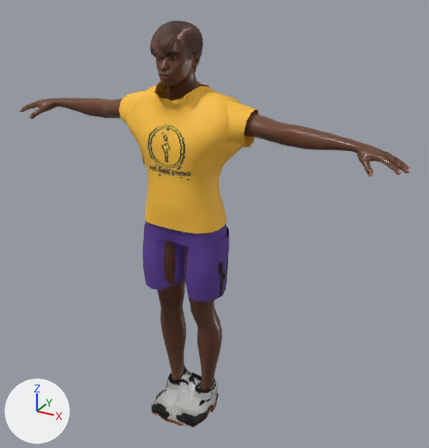
One commit to the glTF model FEL-full-app/public/models/rivals/dash.glb: the scene before it, then after it.
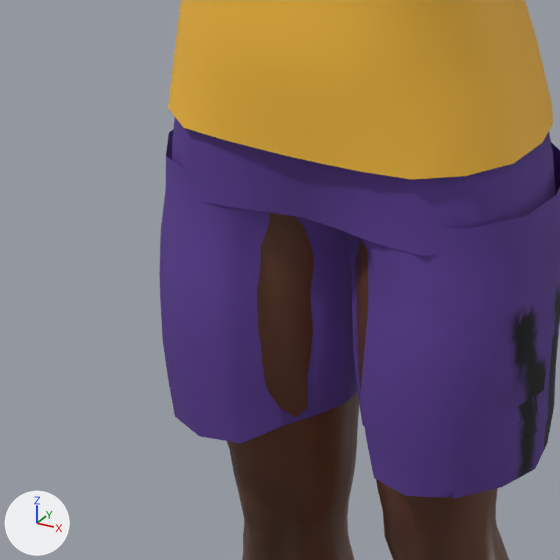
Old and new are each drawn whole from a 50 mm camera at (1.257, -2.053, 1.998) aimed at (0.105, 0.042, 0.95) and again close up on the part from 25% to 53% of the width and 44% to 70% of the height. The lights are fixed; the arrows at lower left show +X, +Y and +Z. The first two pictures are the older version. Vertices at exactly the same position are counted once.

In view in the first close-up: 'Body', 'Kit_shorts_shorts_baggy', 'Kit_tops_top_tee'.
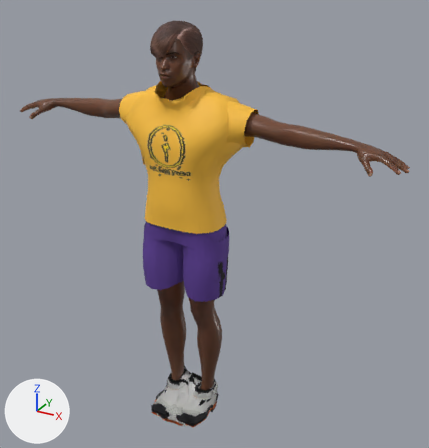
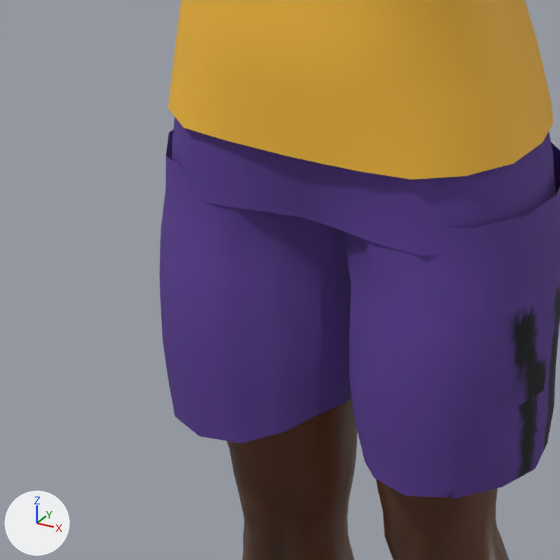
Changed parts and their boxes (x1, y1, x2, y2) in the close-ups (560 x 560 px; the box of a moved part takes in the faces that stretch with it):
part 1 of me_cargo_pants, moved or reshaped: before (231, 208, 414, 443); after (231, 208, 414, 477)

What changed in the scene script:
```text
Change me_cargo_pants:
    where me_cargo_pants.from_pydata(...)  # 321 vertices, 528 faces; spans x -0.202..0.204, y -0.16..0.107, z 0.661..1.083
    used by ob_kit_shorts_shorts_baggy; location = (0.0, 0.0, 0.0)
    me_cargo_pants part 1
    me_cargo_pants.vertices[138].co: (0.076, -0.13, 0.882) -> (0.074, -0.135, 0.883)  # pixel (375, 263) -> pixel (371, 265)
    me_cargo_pants.vertices[139].co: (0.049, -0.099, 0.886) -> (0.038, -0.114, 0.886)  # not seen -> pixel (349, 244)
    me_cargo_pants.vertices[153].co: (0.057, -0.103, 0.847) -> (0.044, -0.122, 0.849)  # not seen -> pixel (351, 285)
    me_cargo_pants.vertices[167].co: (0.057, -0.102, 0.8) -> (0.041, -0.122, 0.8)  # not seen -> pixel (349, 332)
    me_cargo_pants.vertices[181].co: (0.055, -0.103, 0.756) -> (0.039, -0.121, 0.755)  # not seen -> pixel (349, 374)
    me_cargo_pants.vertices[195].co: (0.061, -0.102, 0.714) -> (0.045, -0.123, 0.712)  # not seen -> pixel (354, 418)
    me_cargo_pants.vertices[209].co: (0.07, -0.097, 0.674) -> (0.055, -0.123, 0.669)  # not seen -> pixel (364, 461)
    me_cargo_pants.vertices[234].co: (-0.046, -0.096, 0.888) -> (-0.035, -0.111, 0.888)  # not seen -> pixel (283, 224)
    me_cargo_pants.vertices[248].co: (-0.053, -0.101, 0.844) -> (-0.039, -0.119, 0.846)  # not seen -> pixel (276, 267)
    me_cargo_pants.vertices[262].co: (-0.055, -0.103, 0.8) -> (-0.039, -0.123, 0.801)  # not seen -> pixel (275, 312)
    me_cargo_pants.vertices[276].co: (-0.054, -0.104, 0.757) -> (-0.038, -0.124, 0.756)  # not seen -> pixel (277, 355)
    me_cargo_pants.vertices[290].co: (-0.052, -0.106, 0.715) -> (-0.04, -0.122, 0.713)  # not seen -> pixel (278, 395)
    me_cargo_pants.vertices[304].co: (-0.045, -0.109, 0.672) -> (-0.039, -0.116, 0.67)  # pixel (282, 425) -> pixel (283, 432)
```
